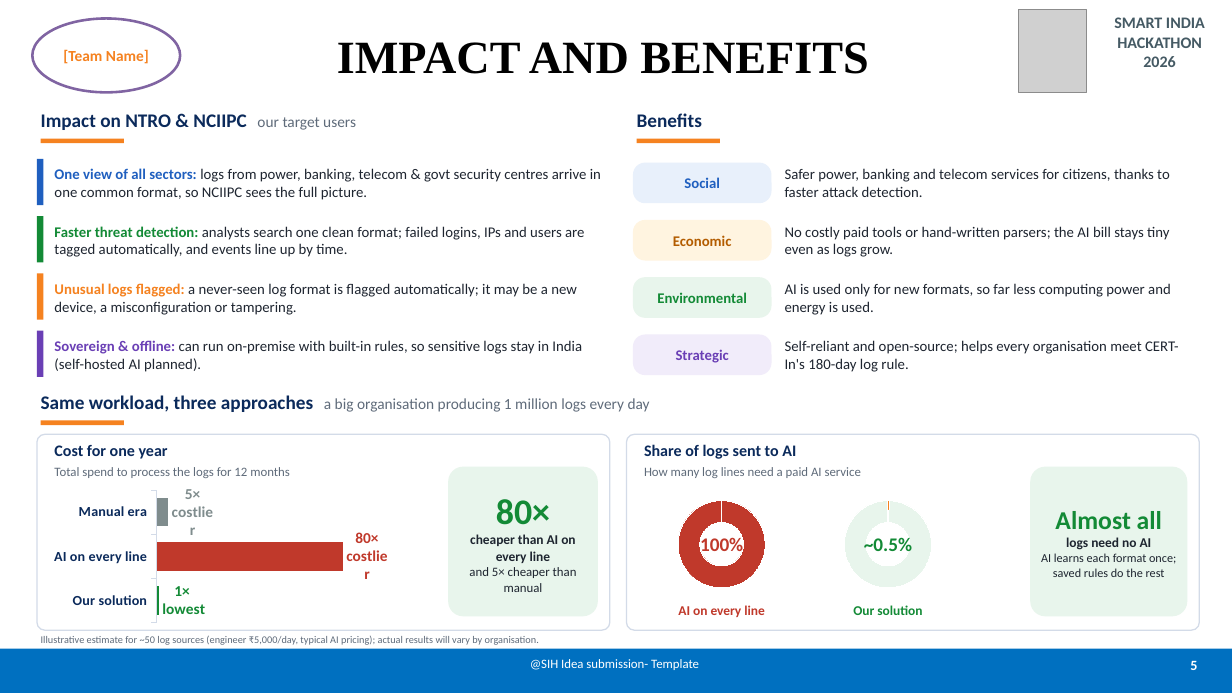
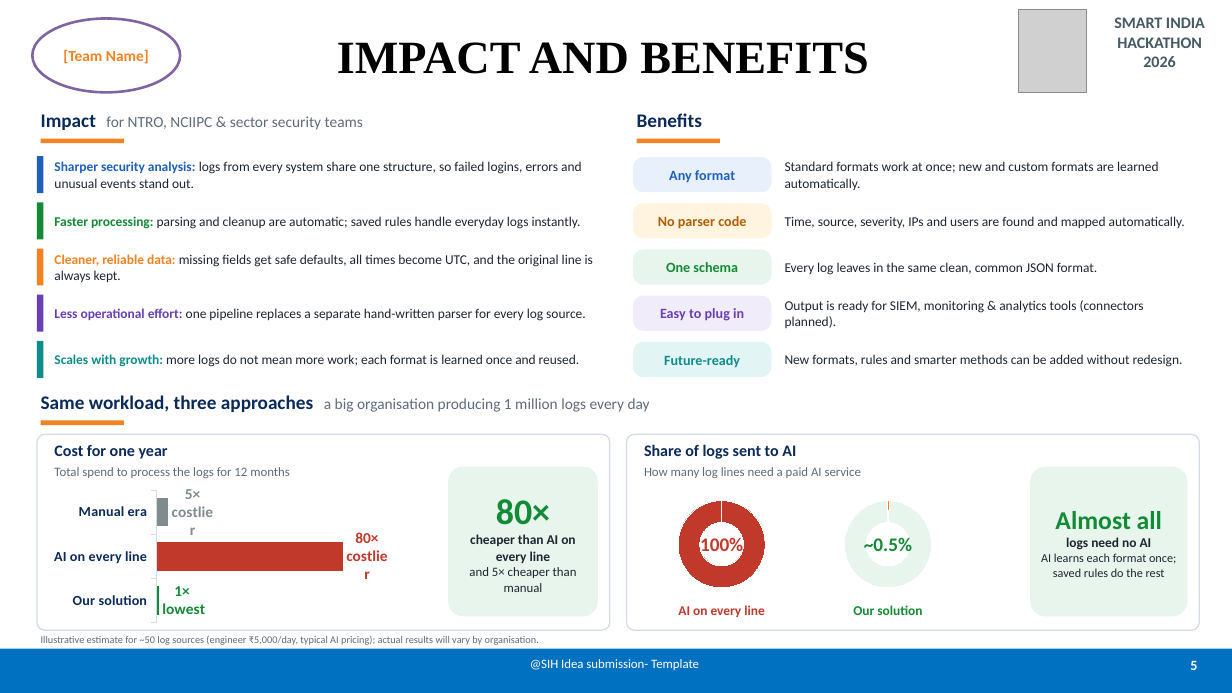
Before and after one commit to agrwl-utkarsh/sih2026, a slide deck: slide 5 of presentation/SIH2026_Idea_Submission.pptx. Drawn at 1232x693 pixels with LibreOffice and Linux fonts; fonts in the diff are those of the drawing; grey boxes stand for pictures. Boxes give left, top, right and bottom in pixels: in the first picture for what was removed or moved away, otherwise in the second. Text is boxed around its words. In the diff, an @@ line names an element or a change of style, - is before the commit and + after.

Commit message:
PPT: slide 5 impact & benefits rewritten from team points (5 + 5)

```diff
--- a/presentation/SIH2026_Idea_Submission.pptx
+++ b/presentation/SIH2026_Idea_Submission.pptx
@@ text at (41,114,363,130): text changed; size 15 to 12 pt; text colour #0B2A5B to #5F6B7A; bold off @@
-Impact on NTRO & NCIIPC our target users
+Impact for NTRO, NCIIPC & sector security teams
@@ rectangle: place and size @@
-rectangle at (37,159,43,205)
+rectangle at (37,156,43,193)
@@ text at (54,161,582,188): text changed; size 11.5 to 10.5 pt @@
-One view of all sectors: logs from power, banking, telecom & govt security centres arrive in one common format, so NCIIPC sees the full picture.
+Sharper security analysis: logs from every system share one structure, so failed logins, errors and unusual events stand out.
@@ rounded rectangle "Any format": place and size @@
-rounded rectangle "Any format" at (633,163,772,203)
+rounded rectangle "Any format" at (633,157,772,192)
@@ text in rounded rectangle at (669,170,735,183): text changed; size 11.5 to 11 pt @@
-Social
+Any format
@@ text at (785,161,1159,190): text changed; size 11.5 to 10.5 pt @@
-Safer power, banking and telecom services for citizens, thanks to faster attack detection.
+Standard formats work at once; new and custom formats are learned automatically.
@@ rectangle: place and size @@
-rectangle at (37,216,43,262)
+rectangle at (37,202,43,239)
@@ rounded rectangle "No parser code": place and size @@
-rounded rectangle "No parser code" at (633,220,772,261)
+rounded rectangle "No parser code" at (633,203,772,238)
@@ text at (54,216,581,229): text changed; size 11.5 to 10.5 pt @@
-Faster threat detection: analysts search one clean format; failed logins, IPs and users are tagged automatically, and events line up by time.
+Faster processing: parsing and cleanup are automatic; saved rules handle everyday logs instantly.
@@ text in rounded rectangle at (658,216,746,229): text changed; size 11.5 to 11 pt @@
-Economic
+No parser code
@@ text at (785,216,1185,228): text changed; size 11.5 to 10.5 pt @@
-No costly paid tools or hand-written parsers; the AI bill stays tiny even as logs grow.
+Time, source, severity, IPs and users are found and mapped automatically.
@@ rectangle: place and size @@
-rectangle at (37,274,43,320)
+rectangle at (37,249,43,286)
@@ text at (54,254,593,282): text changed; size 11.5 to 10.5 pt @@
-Unusual logs flagged: a never-seen log format is flagged automatically; it may be a new device, a misconfiguration or tampering.
+Cleaner, reliable data: missing fields get safe defaults, all times become UTC, and the original line is always kept.
@@ rounded rectangle "One schema": place and size @@
-rounded rectangle "One schema" at (633,277,772,318)
+rounded rectangle "One schema" at (633,250,772,285)
@@ text in rounded rectangle at (666,262,738,272): text changed; size 11.5 to 11 pt @@
-Environmental
+One schema
@@ text at (785,262,1097,275): text changed; size 11.5 to 10.5 pt @@
-AI is used only for new formats, so far less computing power and energy is used.
+Every log leaves in the same clean, common JSON format.
@@ rectangle: place and size @@
-rectangle at (37,331,43,377)
+rectangle at (37,295,43,332)
@@ rounded rectangle "Easy to plug in": place and size @@
-rounded rectangle "Easy to plug in" at (633,335,772,375)
+rounded rectangle "Easy to plug in" at (633,296,772,331)
@@ text at (54,308,586,321): text changed; size 11.5 to 10.5 pt @@
-Sovereign & offline: can run on-premise with built-in rules, so sensitive logs stay in India (self-hosted AI planned).
+Less operational effort: one pipeline replaces a separate hand-written parser for every log source.
@@ text in rounded rectangle at (660,308,744,321): text changed; size 11.5 to 11 pt @@
-Strategic
+Easy to plug in
@@ text at (785,300,1144,328): text changed; size 11.5 to 10.5 pt @@
-Self-reliant and open-source; helps every organisation meet CERT-In's 180-day log rule.
+Output is ready for SIEM, monitoring & analytics tools (connectors planned).
@@ rectangle added at (37,341,43,378), fill #0E8C8C @@
@@ text added at (54,354,580,367), 10.5 pt, text #1E2530 @@
+Scales with growth: more logs do not mean more work; each format is learned once and reused.
@@ rounded rectangle added at (633,342,772,377), fill #E3F4F4, 11 pt, text #0E8C8C, bold @@
+Future-ready
@@ text added at (785,354,1183,367), 10.5 pt, text #1E2530 @@
+New formats, rules and smarter methods can be added without redesign.
```
